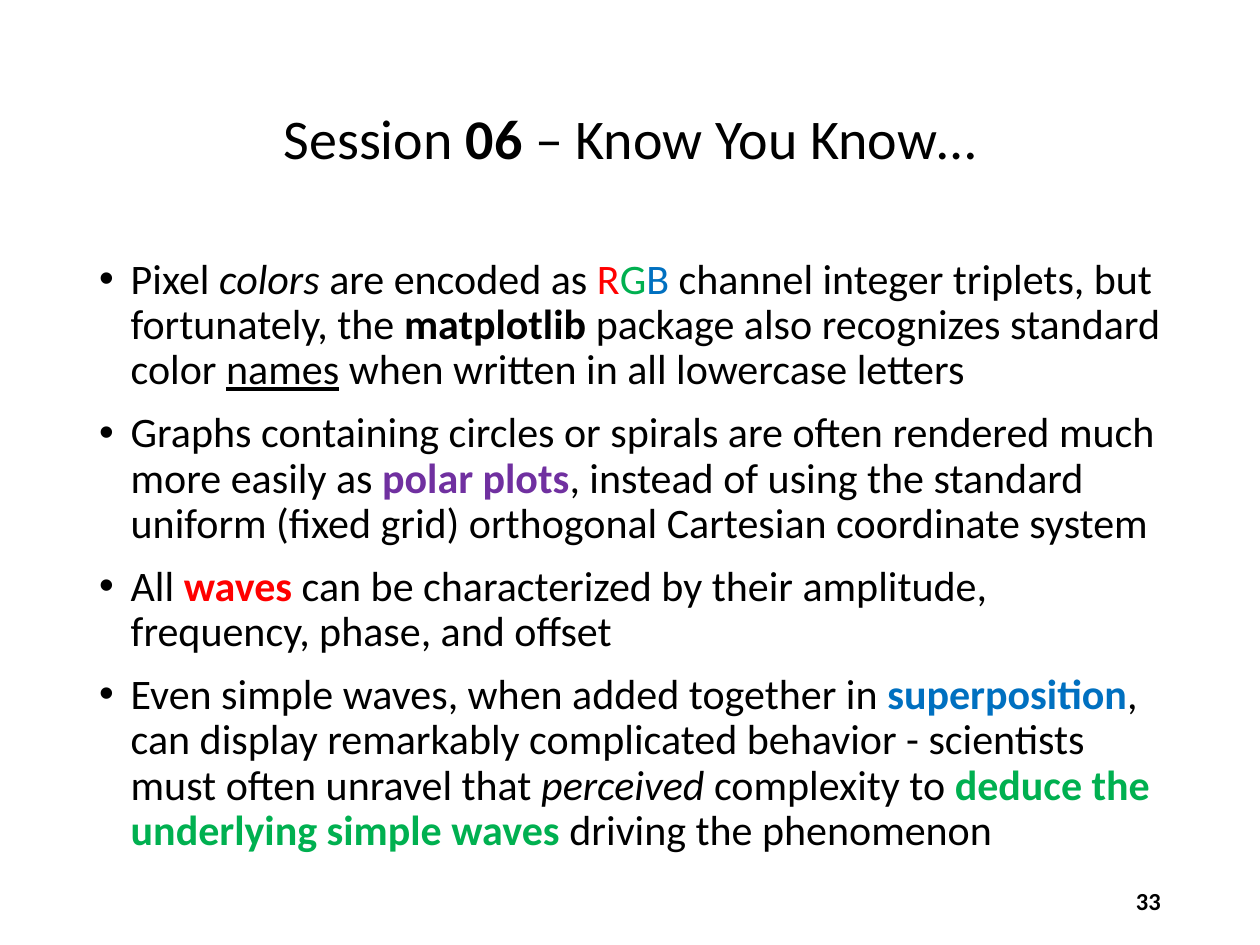
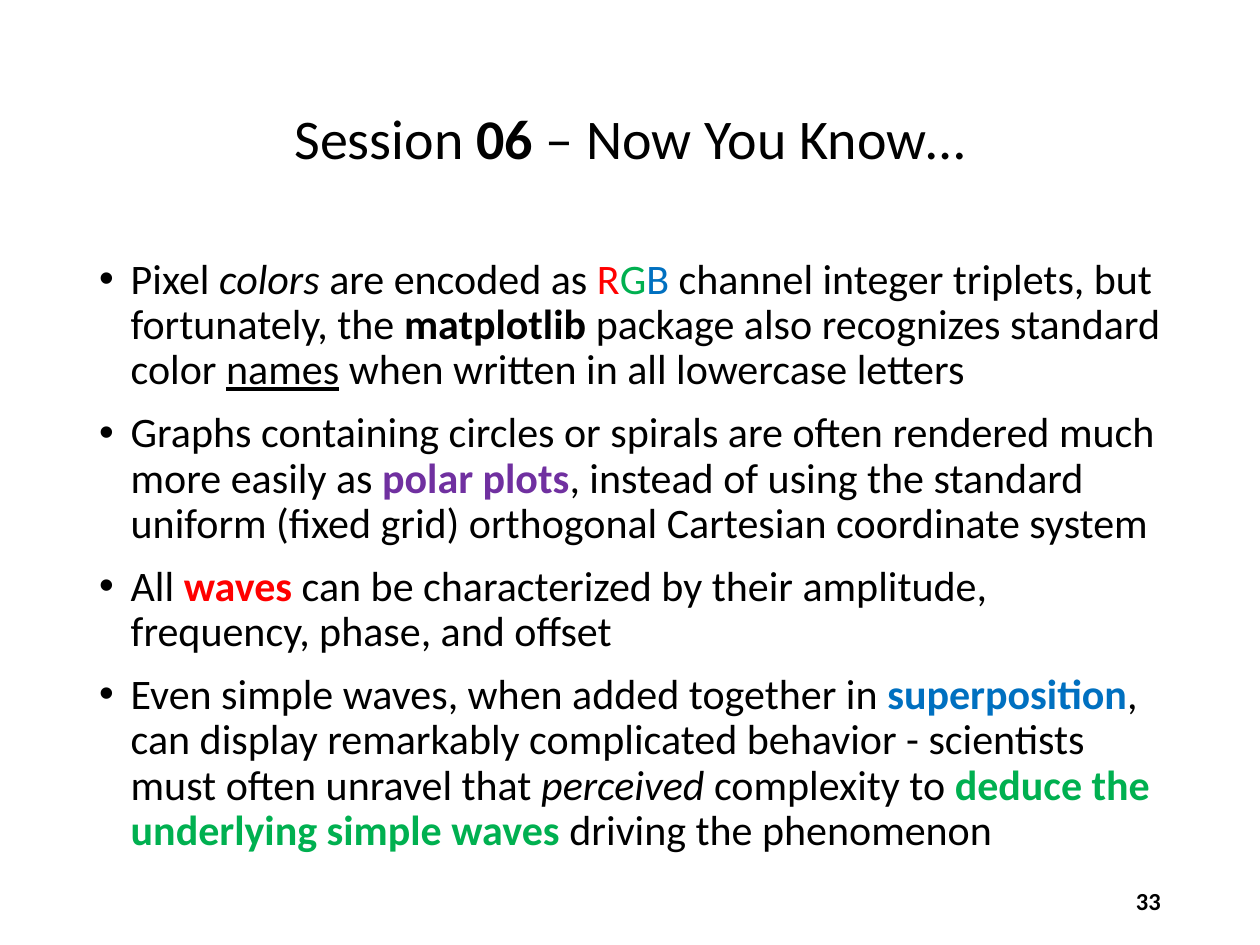
Before and after one commit to dbiersach/scicomp101, a slide deck: slide 33 of Session 06 - Polar Coordinates/Session 06 - Polar Coordinates.pptx. Drawn at 1260x945 pixels with LibreOffice and Linux fonts; fonts in the diff are those of the drawing. Boxes give left, top, right and bottom in pixels: in the first picture for what was removed or moved away, otherwise in the second. Text is boxed around its words. In the diff, an @@ line names an element or a change of style, - is before the commit and + after.

```diff
--- a/Session 06 - Polar Coordinates/Session 06 - Polar Coordinates.pptx
+++ b/Session 06 - Polar Coordinates/Session 06 - Polar Coordinates.pptx
@@ title at bbox=[294, 120, 965, 160]: text changed @@
-Session 06 – Know You Know…
+Session 06 – Now You Know…
```
Also in this commit, not shown: 3 other files.
